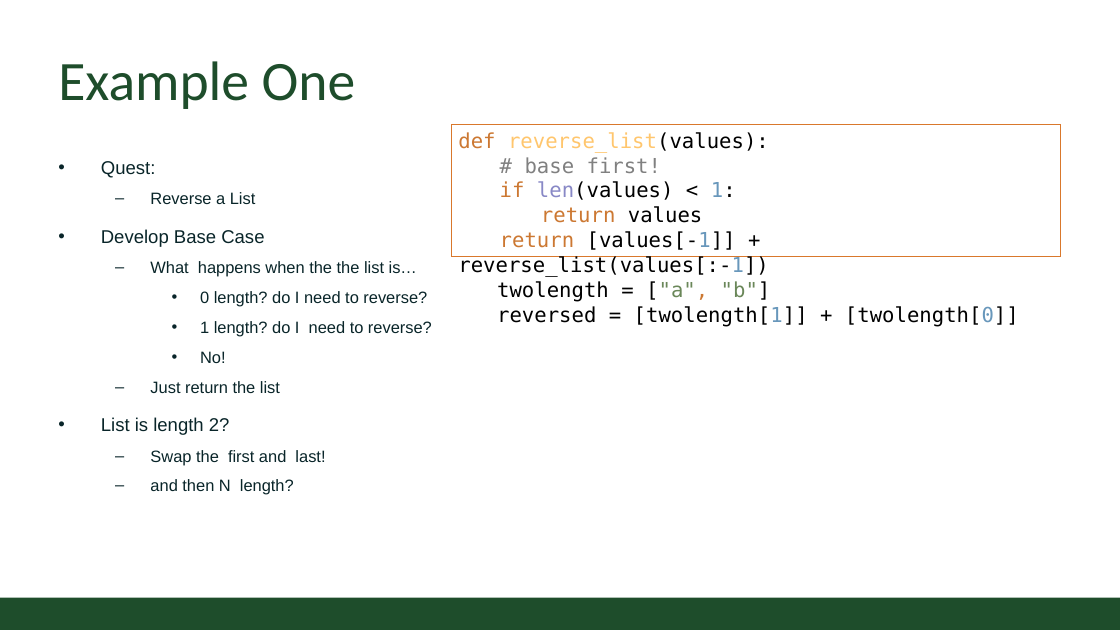
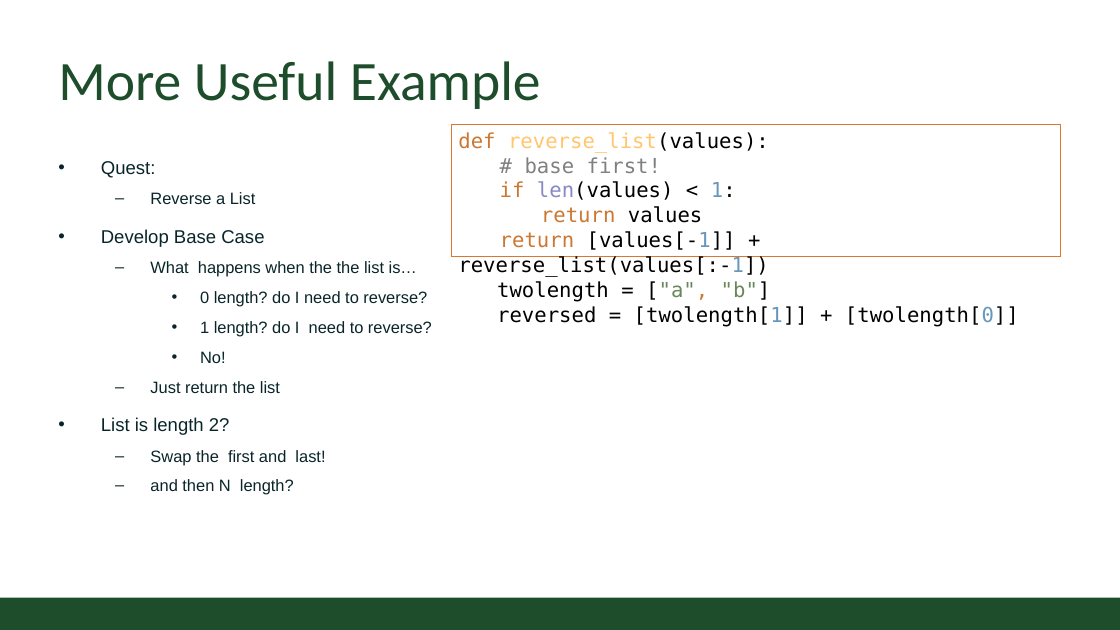
Before and after one commit to CSU-CS150B/handouts, a slide deck: slide 11 of Slides/On-Campus/10_01_Routing_PacketsAndIntroToRecursion.pptx (slide 8 before the commit). Drawn at 1120x630 pixels with LibreOffice and Linux fonts; fonts in the diff are those of the drawing; background and template pictures are left out. Boxes give left, top, right and bottom in pixels: in the first picture for what was removed or moved away, otherwise in the second. Text is boxed around its words. In the diff, an @@ line names an element or a change of style, - is before the commit and + after.

```diff
--- a/Slides/On-Campus/10_01_Routing_PacketsAndIntroToRecursion.pptx
+++ b/Slides/On-Campus/10_01_Routing_PacketsAndIntroToRecursion.pptx
@@ title at <box>58,61,541,109</box>: text changed @@
-Example One
+More Useful Example
```
Also in this commit, not shown: 1 other slide changed, 3 slides added, 1 other file.
